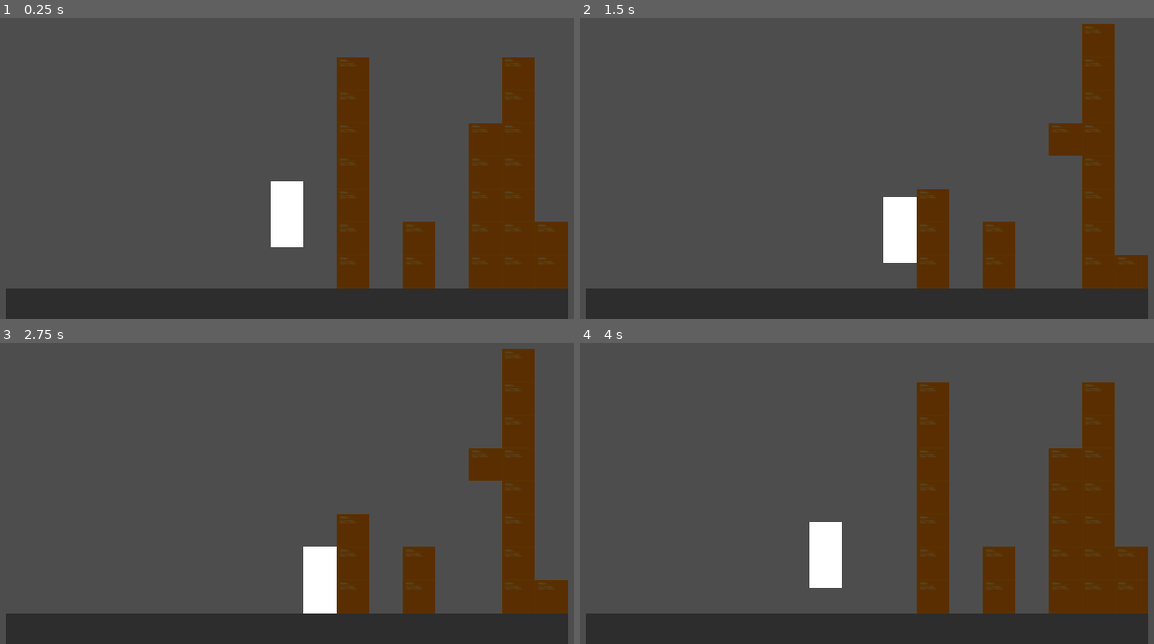
Above: before the commit, frames 1-4 (two rows, left to right).
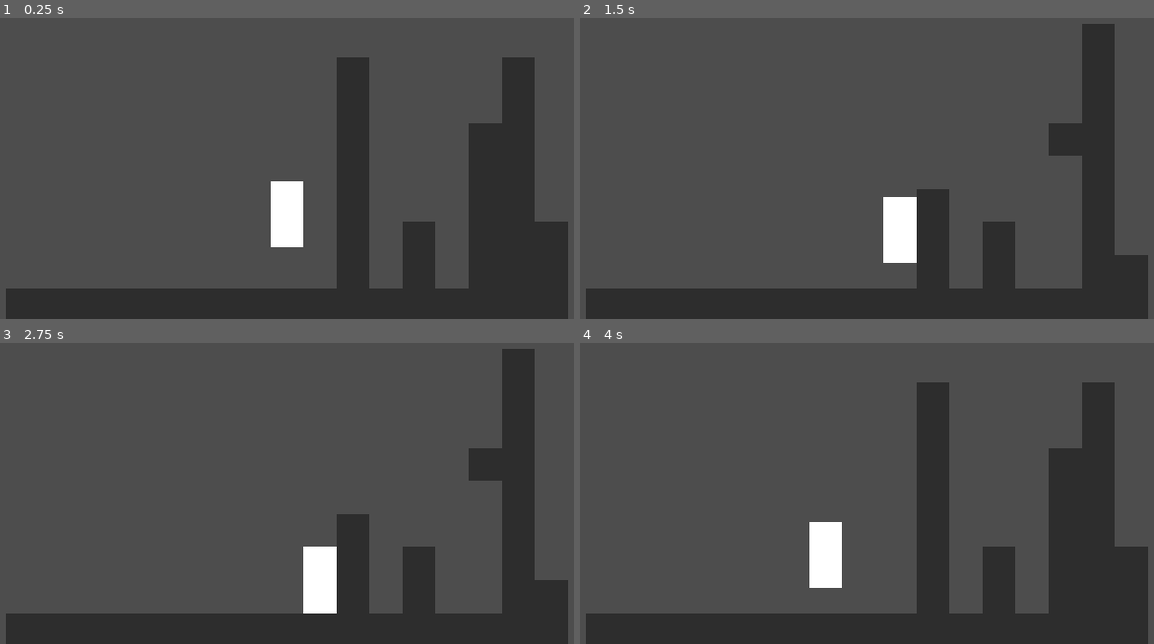
Above: after the commit, the same moments.

Repository: dstibbe/gamejam-dimensions
Game: Godot game, scene res://game/game.tscn
The game is run twice, just before and just after one commit, with the same random seed, the same clock (stepped at 60 frames per second) and the same inputs.
Inputs:
- Up to frame 1 (0.25 s): no input
- Up to frame 2 (1.5 s): hold D (right) 0.53-1.28 s; tap Space (jump) at 0.77 s; hold S (down) from 1.28 s (still down)
- Up to frame 3 (2.75 s): tap Space (jump) at 1.52 s; tap Enter at 2 s; release S (down) at 2.03 s; hold D (right) from 2.03 s (still down)
- Up to frame 4 (4 s): tap Space (jump) at 2.75, 3.02, 3.77 s; release D (right) at 2.78 s; hold W (up) 2.78-3.53 s; hold A (left) from 3.53 s (still down)

The runs differ from the first frame. In frame 1, 14% of the frame differs, in the area x 58-99%, y 13-90%; in frame 2, 9.4%; in frame 3, 9.4%; in frame 4, 14%.

Commit message:
improved editing

Diff:
--- a/objects/block.gd
+++ b/objects/block.gd
@@ -6,9 +6,13 @@
 	position = Vector3(roundi(position.x), roundi(position.y), roundi(position.z))
 
 	if Engine.is_editor_hint():
-		#var material = StandardMaterial3D.new()
 		var material = ResourceLoader.load("res://resources/test_texture.tres", "BaseMaterial3D")
 		$MeshInstance3D.material_override = material
+	else:
+		var material = ResourceLoader.load("res://resources/bloack_shader_material.tres", "ShaderMaterial")
+		$MeshInstance3D.material_override = null
+		print($MeshInstance3D.material_override )
+
 
 
 # Called every frame. 'delta' is the elapsed time since the previous frame.
--- a/objects/block.tscn
+++ b/objects/block.tscn
@@ -1,17 +1,13 @@
-[gd_scene load_steps=8 format=3 uid="uid://cnwt7j0wwcitr"]
+[gd_scene load_steps=7 format=3 uid="uid://cnwt7j0wwcitr"]
 
 [ext_resource type="Script" path="res://objects/block.gd" id="1_xmqio"]
-[ext_resource type="Shader" uid="uid://bgabk7oh7korh" path="res://game/block_shader.tres" id="2_6x6wk"]
-[ext_resource type="Material" uid="uid://cyx23ji4hmvli" path="res://resources/test_texture.tres" id="3_yb6yw"]
+[ext_resource type="Material" uid="uid://cyx23ji4hmvli" path="res://resources/test_texture.tres" id="2_adq58"]
+[ext_resource type="Material" uid="uid://bbssg77t1gpgv" path="res://resources/bloack_shader_material.tres" id="3_26eo1"]
 
 [sub_resource type="BoxShape3D" id="BoxShape3D_6tkjn"]
 
-[sub_resource type="ShaderMaterial" id="ShaderMaterial_bjcej"]
-render_priority = 0
-shader = ExtResource("2_6x6wk")
-
-[sub_resource type="BoxMesh" id="BoxMesh_i5p0i"]
-material = SubResource("ShaderMaterial_bjcej")
+[sub_resource type="BoxMesh" id="BoxMesh_n8wmx"]
+material = ExtResource("3_26eo1")
 
 [sub_resource type="BoxShape3D" id="BoxShape3D_uhvvf"]
 margin = 0.0
@@ -26,8 +22,8 @@
 
 [node name="MeshInstance3D" type="MeshInstance3D" parent="."]
 transform = Transform3D(1, 0, 0, 0, 1, 0, 0, 0, 1, 0, 0.5, 0)
-material_overlay = ExtResource("3_yb6yw")
-mesh = SubResource("BoxMesh_i5p0i")
+material_override = ExtResource("2_adq58")
+mesh = SubResource("BoxMesh_n8wmx")
 
 [node name="Area3D" type="Area3D" parent="."]
 
--- a/objects/thing.gd
+++ b/objects/thing.gd
@@ -54,7 +54,6 @@
 
 
 func _on_body_entered(body):
-	print(self )
 	if body is Player:
 		body.move_to_z_not_possible(position.z)
 
--- a/player/player.gd
+++ b/player/player.gd
@@ -35,7 +35,6 @@
 	else:
 		velocity.x = move_toward(velocity.x, 0, SPEED)
 	if Input.is_action_just_released("up"):
-		print(get_parent())
 		if position.z > minz:
 			if possible_min:
 				position.z = roundi(position.z - side * 1)
--- /dev/null
+++ b/resources/bloack_shader_material.tres
@@ -0,0 +1,7 @@
+[gd_resource type="ShaderMaterial" load_steps=2 format=3 uid="uid://bbssg77t1gpgv"]
+
+[ext_resource type="Shader" uid="uid://bgabk7oh7korh" path="res://game/block_shader.tres" id="1_npndi"]
+
+[resource]
+render_priority = 0
+shader = ExtResource("1_npndi")
